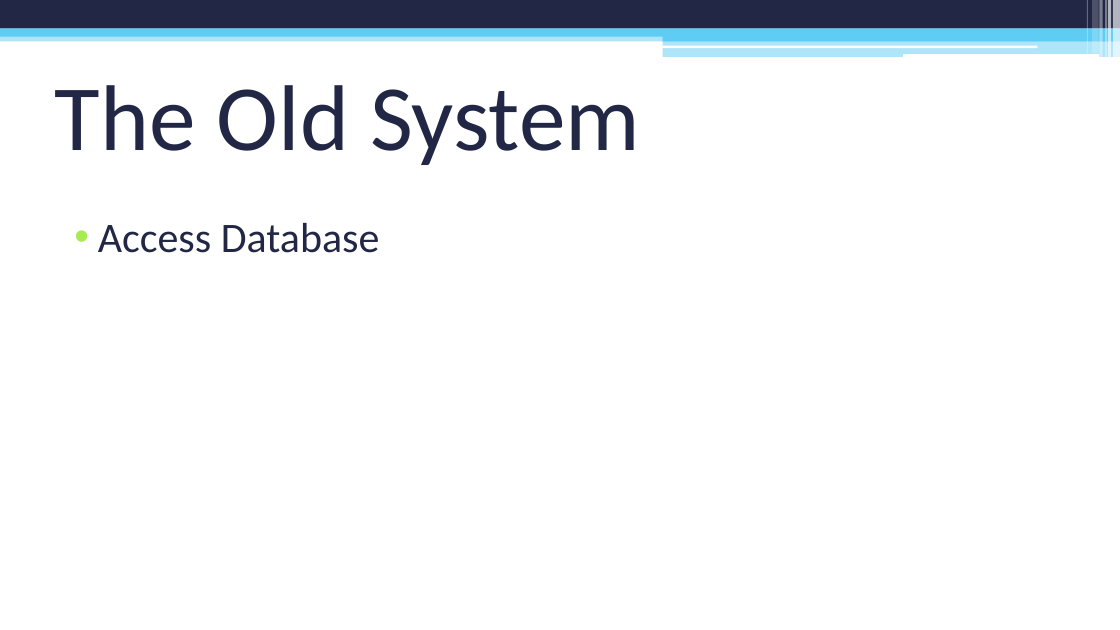
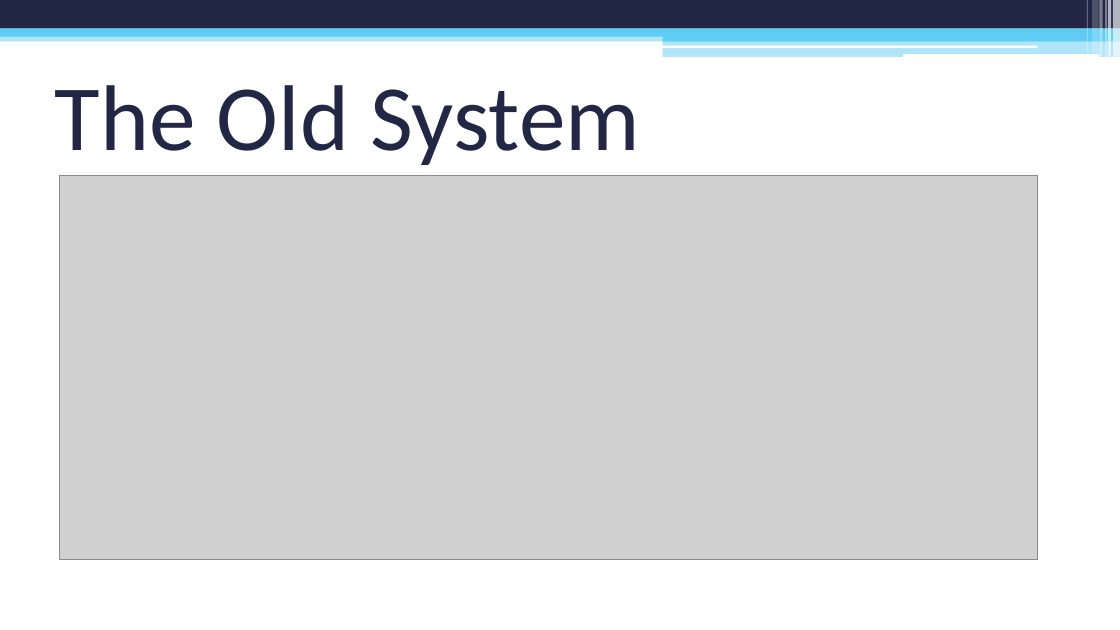
Before and after one commit to sylve0n/CIS260-PowerPoint, a slide deck: slide 3 of PC Repair Clinic Inventory System.pptx. Drawn at 1120x630 pixels with LibreOffice and Linux fonts; fonts in the diff are those of the drawing; grey boxes stand for pictures. Boxes give left, top, right and bottom in pixels: in the first picture for what was removed or moved away, otherwise in the second. Text is boxed around its words. In the diff, an @@ line names an element or a change of style, - is before the commit and + after.

```diff
--- a/PC Repair Clinic Inventory System.pptx
+++ b/PC Repair Clinic Inventory System.pptx
@@ picture added at bbox=[60, 175, 1038, 559] @@
@@ text removed at bbox=[98, 223, 380, 253] @@
-• Access Database
```
Also in this commit, not shown: 4 other slides changed, 1 slide added, 1 slide removed, 1 other file.
